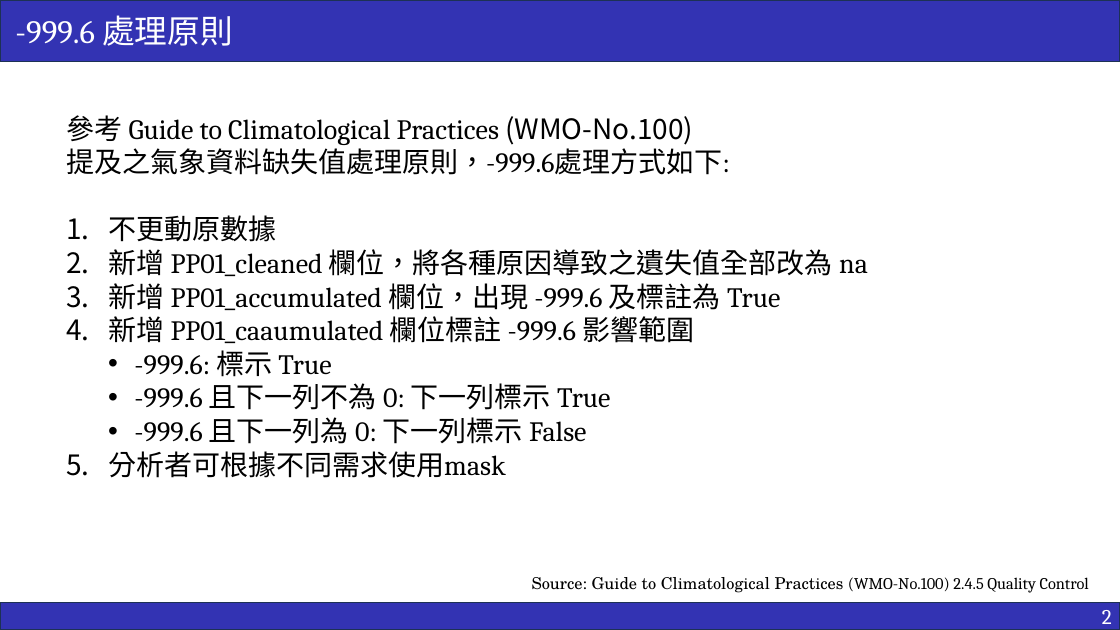
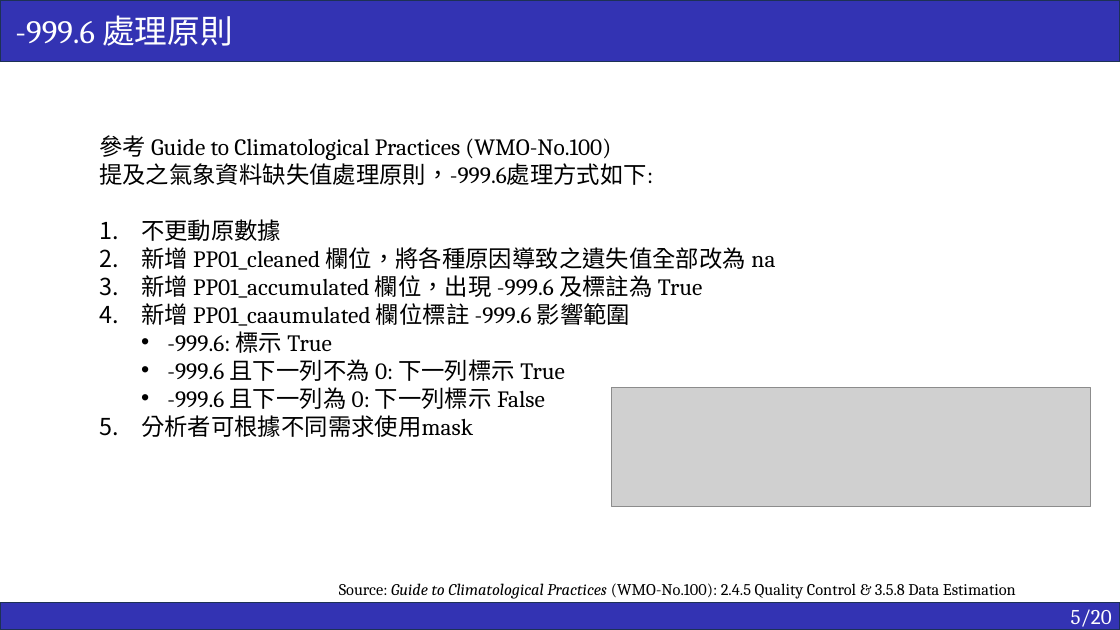
Before and after one commit to ricki0313/rainfall_practice, a slide deck: slide 6 of report/rainfall_report.pptx. Drawn at 1120x630 pixels with LibreOffice and Linux fonts; fonts in the diff are those of the drawing; grey boxes stand for pictures. Boxes give left, top, right and bottom in pixels: in the first picture for what was removed or moved away, otherwise in the second. Text is boxed around its words. In the diff, an @@ line names an element or a change of style, - is before the commit and + after.

```diff
--- a/report/rainfall_report.pptx
+++ b/report/rainfall_report.pptx
@@ text "參考 Guide to Climatological Practices ...": place and size @@
-text "參考 Guide to Climatological Practices ..." at bbox=[66, 115, 868, 478]
+text "參考 Guide to Climatological Practices ..." at bbox=[99, 135, 775, 437]
@@ text "參考 Guide to Climatological Practices ..." at bbox=[99, 135, 775, 437]: size 24 to 20 pt; font Noto Sans CJK SC to Cambria in "(WMO-No.100)" @@
@@ picture added at bbox=[612, 387, 1091, 506] @@
@@ text at bbox=[339, 583, 1016, 599]: text changed; font TeX Gyre Schola to Cambria @@
-Source: Guide to Climatological Practices (WMO-No.100) 2.4.5 Quality Control
+Source: Guide to Climatological Practices (WMO-No.100): 2.4.5 Quality Control & 3.5.8 Data Estimation
@@ text in rectangle at bbox=[1071, 609, 1112, 630]: text changed @@
-2
+5/20
```
Also in this commit, not shown: 15 other slides changed, 5 slides added, 1 slide removed, 4 other files.
